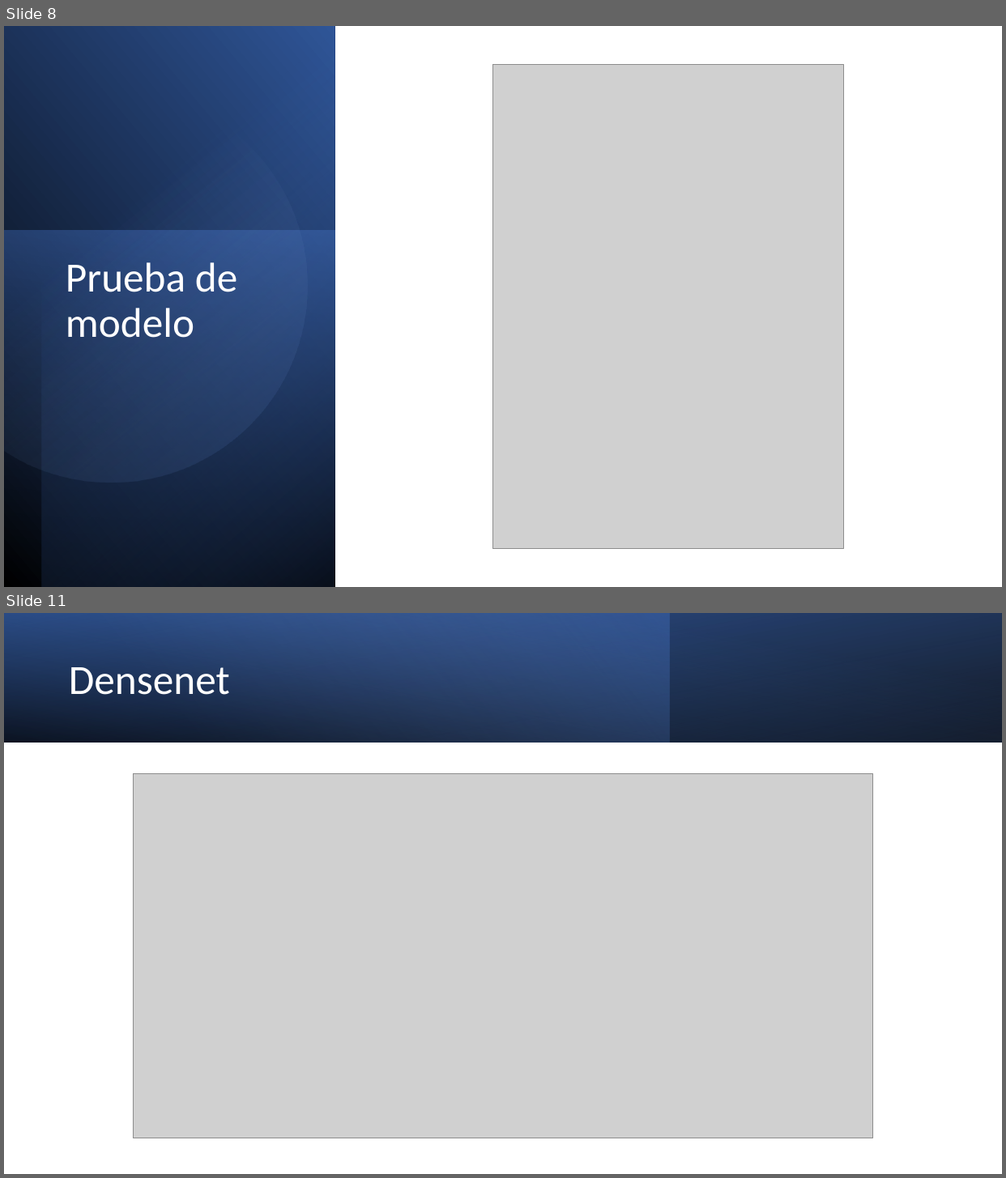
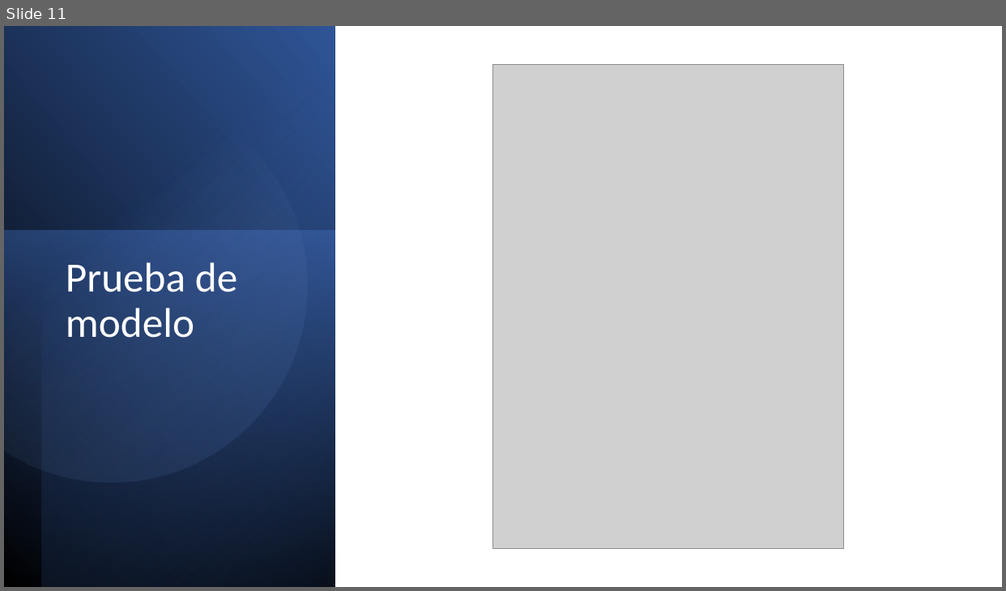
Before and after one commit to ClaraBureu/CEIA, a slide deck: VCII/Presentación.pptx. Shown one above the other, each under a label of ours: slides 8 and 11 before the commit, slide 11 after it; the slides between them are not shown. The pictures are 1006x1178 and 1006x591 pixels, drawn with LibreOffice and Linux fonts; fonts in the diff are those of the drawing; grey boxes stand for pictures. Boxes give left, top, right and bottom in pixels: in the first picture for what was removed or moved away, otherwise in the second. Text is boxed around its words. In the diff, an @@ line names an element or a change of style, - is before the commit and + after.

```diff
--- a/VCII/Presentación.pptx
+++ b/VCII/Presentación.pptx
@@ slide 11 removed at box(4, 613, 1002, 1174), background #FFFFFF @@
@@ rectangle removed at box(4, 613, 1002, 742) @@
@@ rectangle removed at box(4, 613, 670, 742) @@
@@ rectangle removed at box(4, 613, 1002, 742) @@
@@ title removed at box(69, 667, 230, 695) @@
-Densenet
@@ picture removed at box(133, 774, 873, 1139) @@
@@ what was slide 8 is now slide 11 @@
```
Also in this commit, not shown: 2 slides changed, 6 slides added, 1 other slide removed, 6 other files.
